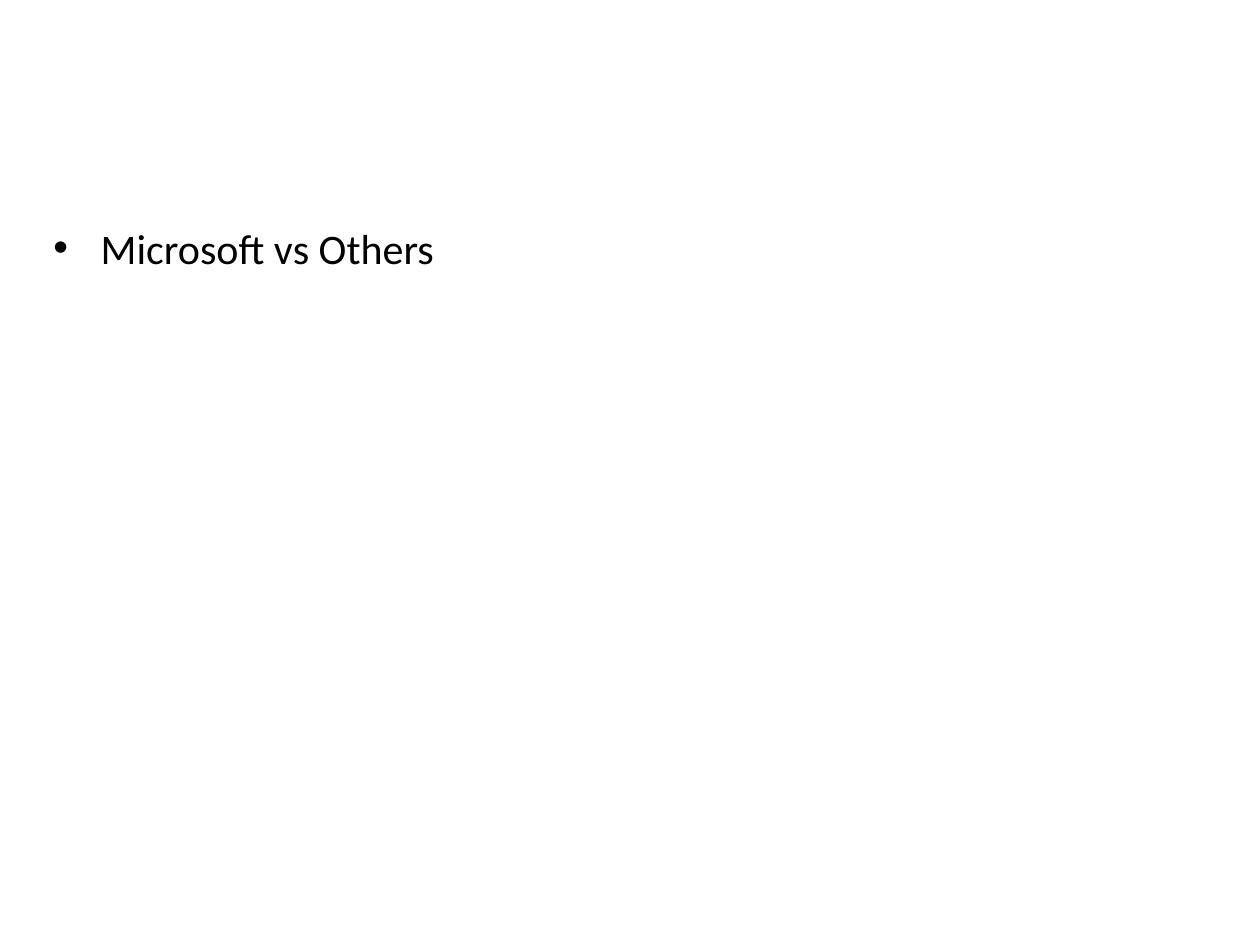
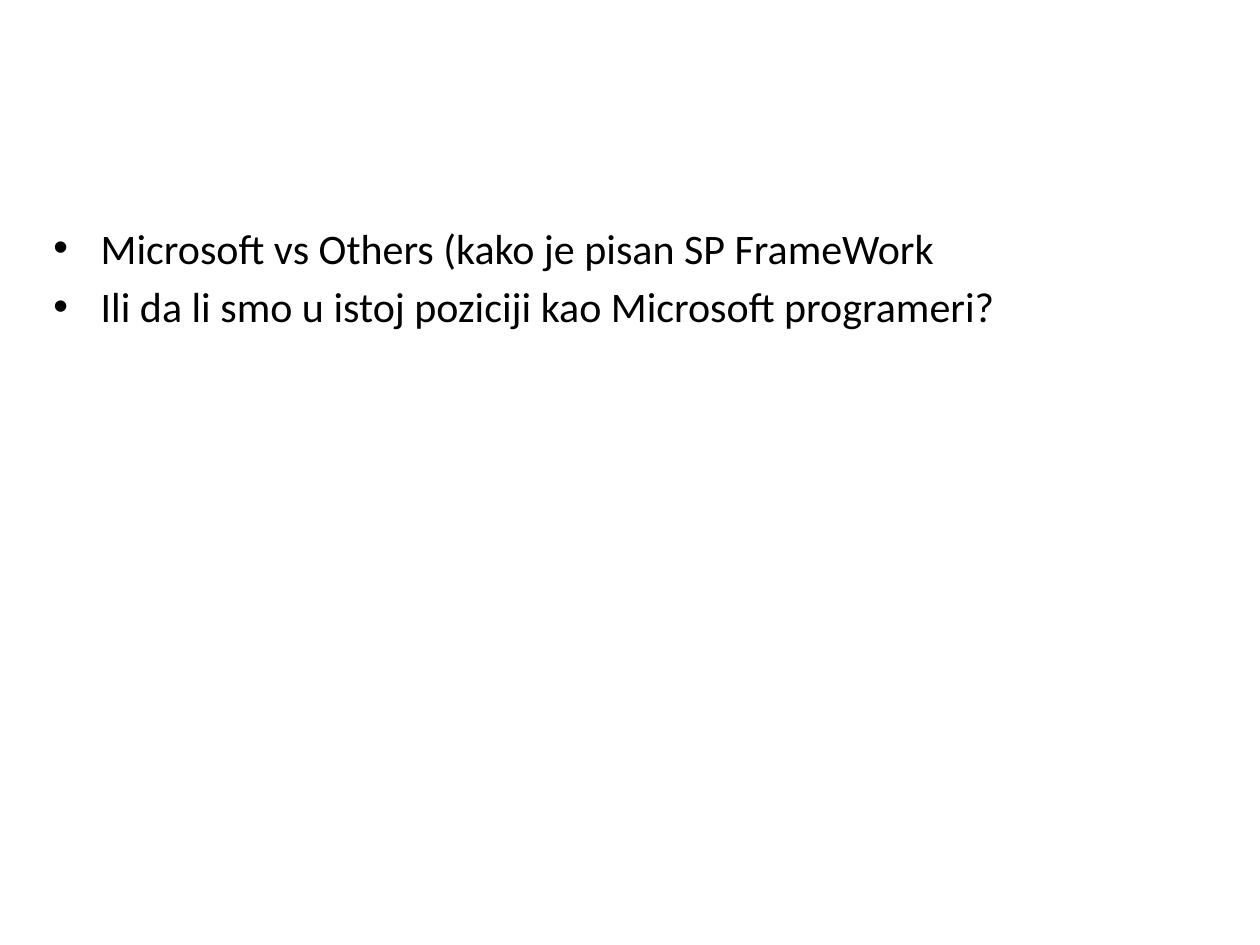
Before and after one commit to rostojic/MeetUp-Kg-Sept2017, a slide deck: slide 11 of CT-ShrePoint FrameWork - Tarabica 2017 - Main.pptx (slide 12 before the commit). Drawn at 1260x945 pixels with LibreOffice and Linux fonts; fonts in the diff are those of the drawing; background and template pictures are left out. Boxes give left, top, right and bottom in pixels: in the first picture for what was removed or moved away, otherwise in the second. Text is boxed around its words. In the diff, an @@ line names an element or a change of style, - is before the commit and + after.

```diff
--- a/CT-ShrePoint FrameWork - Tarabica 2017 - Main.pptx
+++ b/CT-ShrePoint FrameWork - Tarabica 2017 - Main.pptx
@@ text at box(101, 233, 994, 330): text changed @@
-• Microsoft vs Others
+• Microsoft vs Others (kako je pisan SP FrameWork
+• Ili da li smo u istoj poziciji kao Microsoft programeri?
```
Also in this commit, not shown: 9 other slides changed, 2 slides removed, 23 other files.
